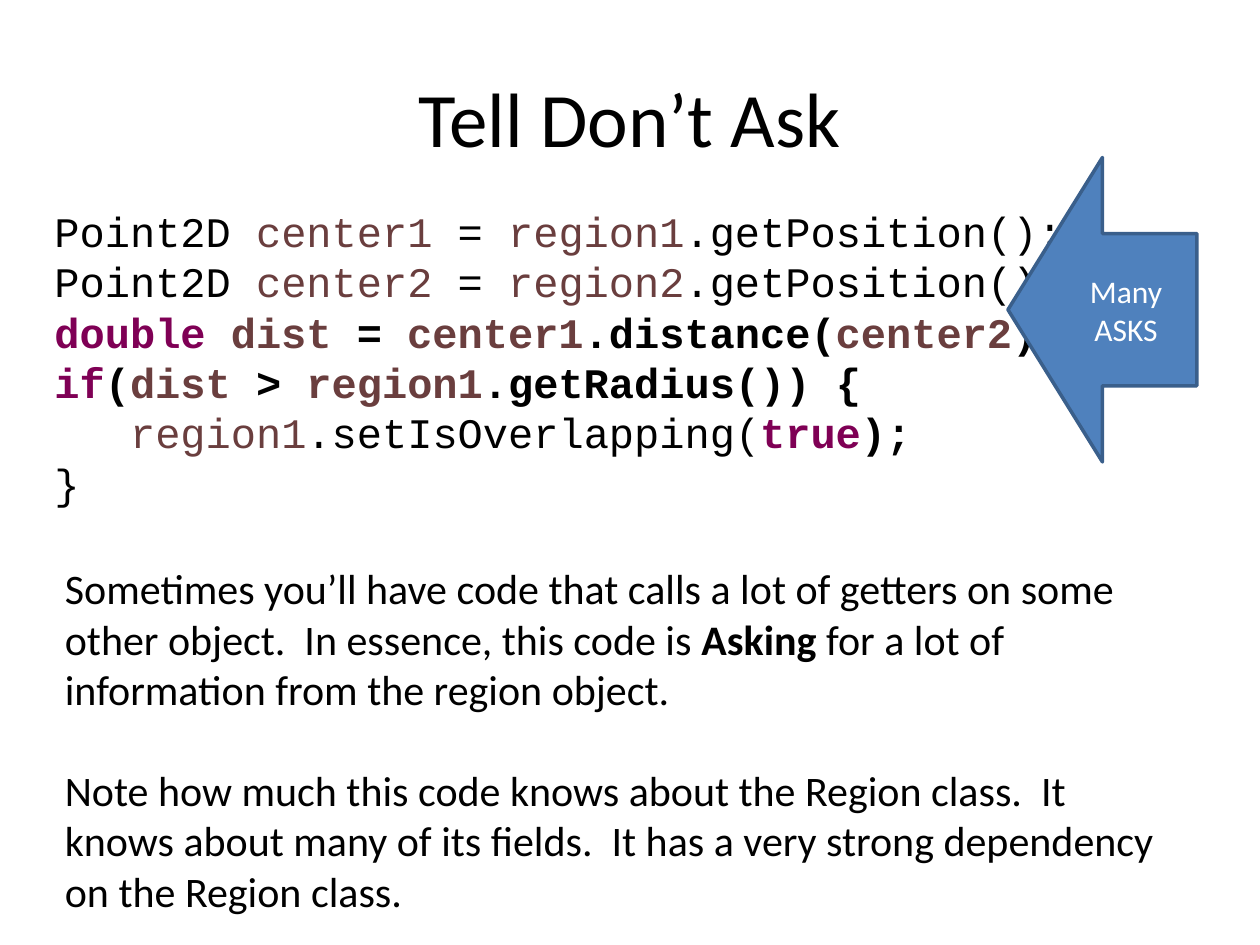
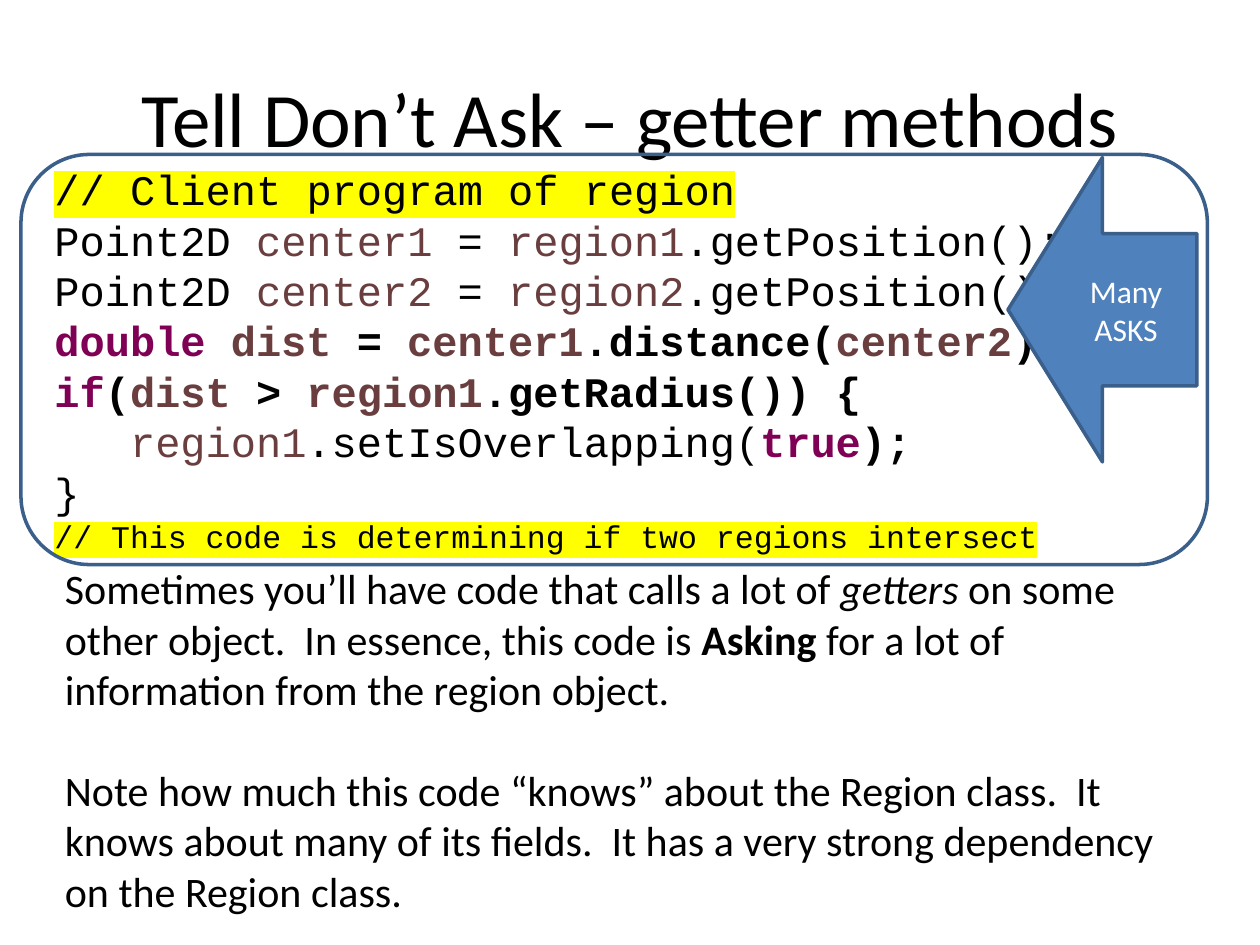
Before and after one commit to RHIT-CSSE/csse220, a slide deck: slide 9 of ClassMaterials/CohesionAndCoupling/Slides/Cohesion_And_Coupling.pptx. Drawn at 1260x945 pixels with LibreOffice and Linux fonts; fonts in the diff are those of the drawing. Boxes give left, top, right and bottom in pixels: in the first picture for what was removed or moved away, otherwise in the second. Text is boxed around its words. In the diff, an @@ line names an element or a change of style, - is before the commit and + after.

```diff
--- a/ClassMaterials/CohesionAndCoupling/Slides/Cohesion_And_Coupling.pptx
+++ b/ClassMaterials/CohesionAndCoupling/Slides/Cohesion_And_Coupling.pptx
@@ title at [141,93,1117,165]: text changed @@
-Tell Don’t Ask
+Tell Don’t Ask – getter methods
@@ rounded rectangle added at [21,155,1208,566], outline #3A5F8C 2 pt @@
@@ text "// Client program of region": place and size @@
-text "// Client program of region" at [54,216,1063,457]
+text "// Client program of region" at [54,175,1063,555]
@@ text at [130,175,735,214]: paragraph added @@
+// Client program of region
@@ text at [111,525,1037,555]: paragraph added @@
+// This code is determining if two regions intersect
@@ text at [65,574,1115,713]: italic on in "getters" @@
@@ text at [65,776,1154,915]: text changed @@
-Note how much this code knows about the Region class. It knows about many of its fields. It has a very strong dependency on the Region class.
+Note how much this code “knows” about the Region class. It knows about many of its fields. It has a very strong dependency on the Region class.
```
Also in this commit, not shown: 28 other slides changed, 9 slides added.
